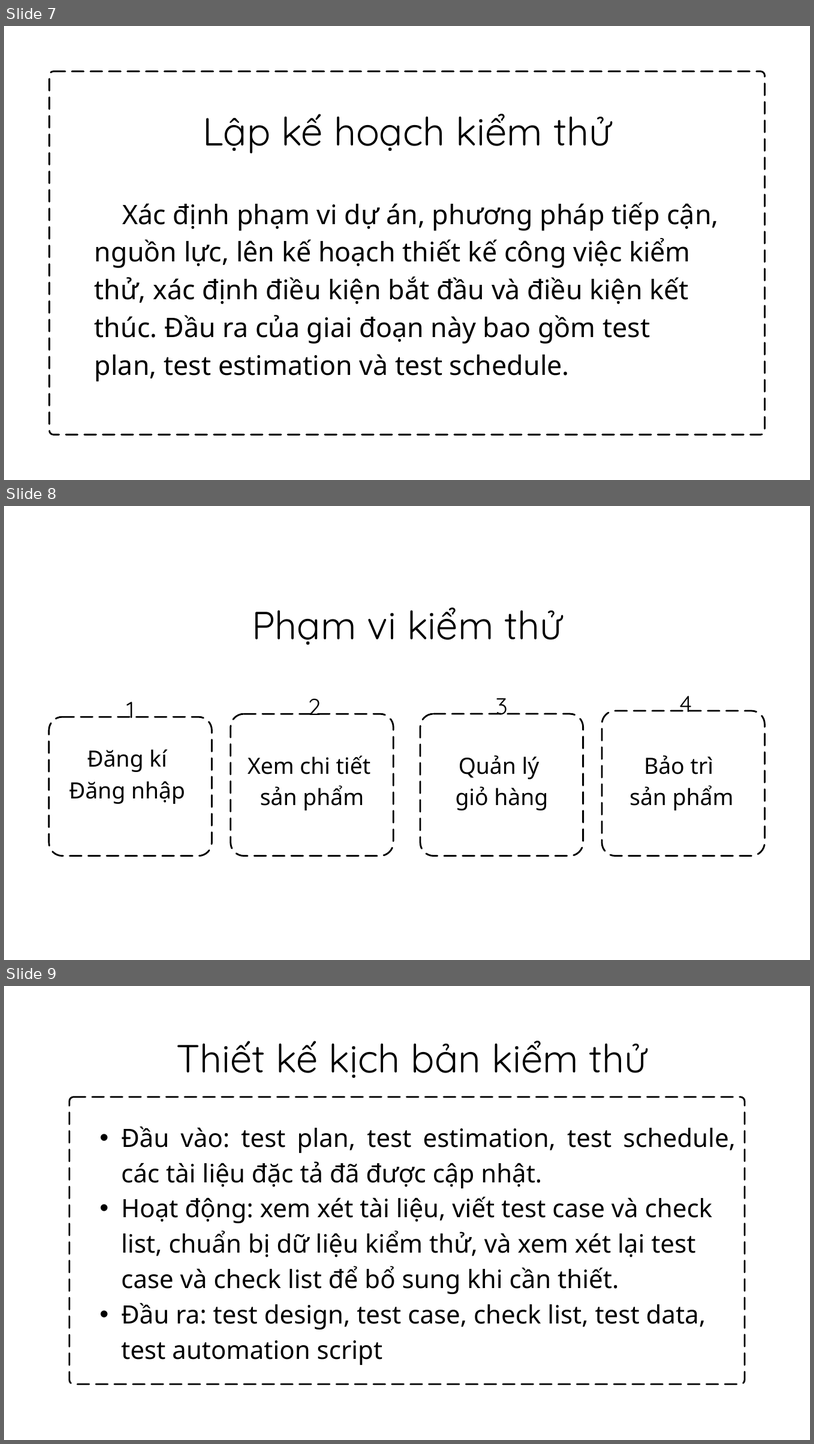
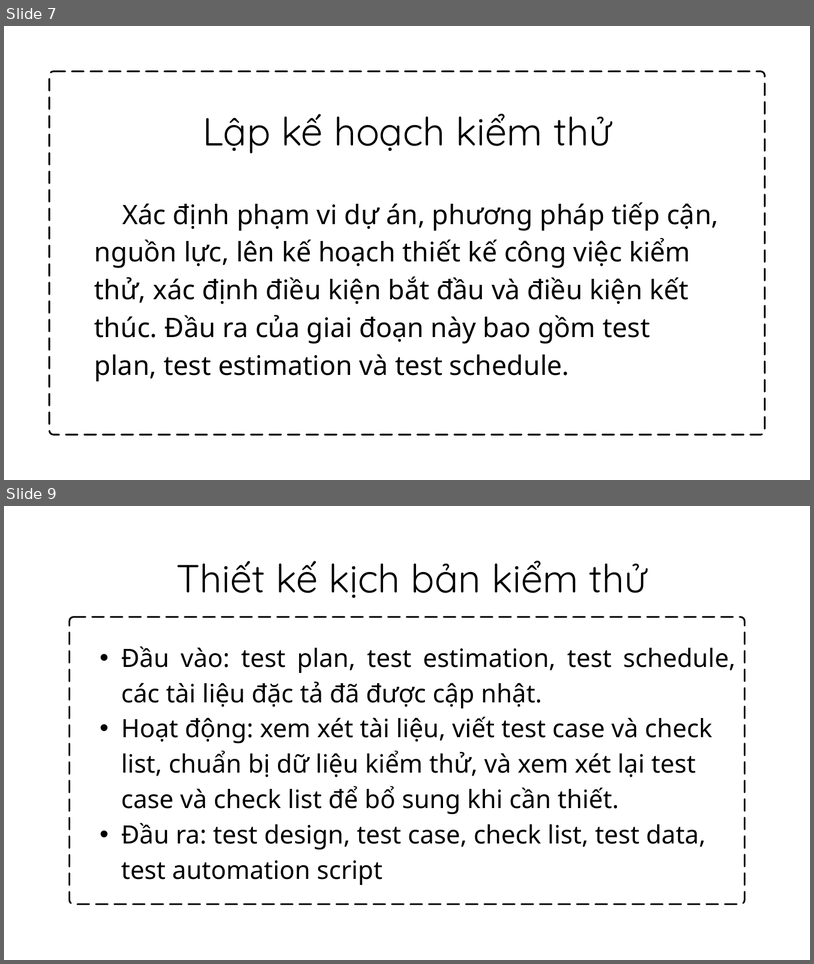
Before and after one commit to four787772/Software-testing, a slide deck: Thuyết trình KTPM_Nhom7.pptx. Shown one above the other, each under a label of ours: slides 7, 8 and 9 before the commit, slides 7 and 9 after it; the slides between them are not shown. The pictures are 814x1444 and 814x964 pixels, drawn with LibreOffice and Linux fonts; fonts in the diff are those of the drawing; background and template pictures are left out. Boxes give left, top, right and bottom in pixels: in the first picture for what was removed or moved away, otherwise in the second. Text is boxed around its words. In the diff, an @@ line names an element or a change of style, - is before the commit and + after.

```diff
--- a/Thuyết trình KTPM_Nhom7.pptx
+++ b/Thuyết trình KTPM_Nhom7.pptx
@@ slide 8 removed at [4, 506, 810, 960], background picture (left out) @@
@@ text removed at [252, 607, 563, 645] @@
-Phạm vi kiểm thử
@@ text removed at [126, 702, 134, 718] @@
-1
@@ text removed at [308, 699, 321, 715] @@
-2
@@ text removed at [496, 698, 508, 715] @@
-3
@@ text removed at [680, 696, 692, 712] @@
-4
@@ freeform shape removed at [49, 717, 212, 856] @@
@@ freeform shape removed at [231, 714, 393, 856] @@
@@ freeform shape removed at [420, 714, 584, 856] @@
@@ freeform shape removed at [602, 711, 765, 856] @@
@@ text removed at [69, 749, 185, 804] @@
-Đăng kí
-Đăng nhập
@@ text removed at [248, 755, 371, 810] @@
-Xem chi tiết
-sản phẩm
@@ text removed at [456, 755, 548, 810] @@
-Quản lý
-giỏ hàng
@@ text removed at [630, 755, 734, 810] @@
-Bảo trì
-sản phẩm
```
Also in this commit, not shown: 1 slide added.
